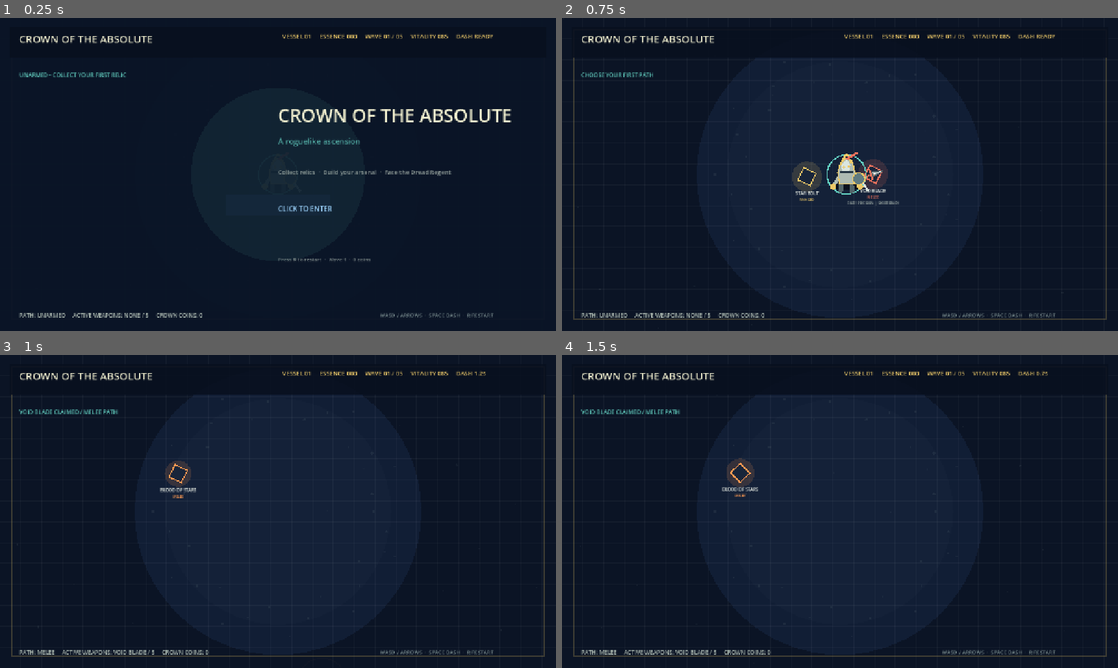
Above: before the commit, frames 1-4 (two rows, left to right).
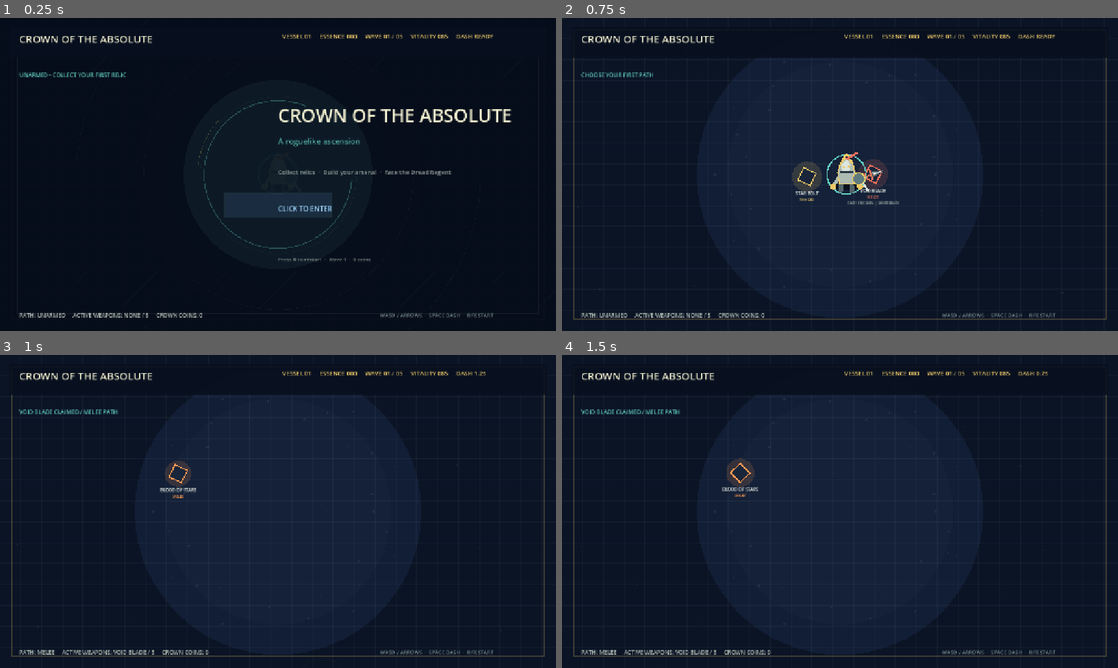
Above: after the commit, the same moments.

Repository: domaki7/new-project
Game: Godot game, scene res://main.tscn
Same seed, same stepped clock (60 frames per second), same inputs: the game is played once before the commit and once after it.
Inputs (mouse positions are in pixels of both pictures, inside the frame that each line leads up to):
- Up to frame 1 (0.25 s): no input
- Up to frame 2 (0.75 s): tap Enter at 0.5 s; move the mouse to (962, 158) at 0.52 s; hold D from 0.53 s (still down); tap R at 0.6 s; click (962, 158) at 0.67 s
- Up to frame 3 (1 s): keep holding D; tap Space (ui_select) at 0.77 s
- Up to frame 4 (1.5 s): tap Space (ui_select) at 1.25 s; move the mouse to (728, 527) at 1.27 s; release D at 1.28 s; hold S from 1.28 s (still down); tap Enter at 1.35 s

The runs differ from the first frame. In frame 1, 0.2% of the frame differs, in the area x 35-64%, y 26-74%; in frame 2, nothing differs; in frame 3, nothing differs; in frame 4, nothing differs.
Error before the commit: Invalid access to property or key 'strength' on a base object of type 'Dictionary'. (res://main.gd:927)
Error after the commit: Invalid access to property or key 'strength' on a base object of type 'Dictionary'. (res://main.gd:940)

Commit message:
Enhance menu visual presentation

Diff:
--- a/godot/main.gd
+++ b/godot/main.gd
@@ -610,6 +610,19 @@
     elif kind == "health": meta_health += 1
     elif kind == "range": meta_range += 1
     save_meta()
+
+func draw_menu_backdrop(accent: Color) -> void:
+    var center := ARENA_SIZE * 0.5
+    var drift: float = sin(elapsed * 0.7) * 6.0
+    draw_rect(Rect2(Vector2.ZERO, ARENA_SIZE), Color(0.025, 0.05, 0.1, 0.95))
+    draw_rect(Rect2(Vector2(28, 28), ARENA_SIZE - Vector2(56, 56)), Color(accent, 0.1), false, 1.0)
+    draw_rect(Rect2(Vector2(40, 40), ARENA_SIZE - Vector2(80, 80)), Color(0.65, 0.8, 0.78, 0.06), false, 1.0)
+    for radius in [180.0, 310.0, 465.0]:
+        draw_arc(center, radius + drift, elapsed * 0.12, elapsed * 0.12 + PI * 0.72, 40, Color(accent, 0.06), 1.0)
+        draw_arc(center, radius - drift, elapsed * -0.09 + PI, elapsed * -0.09 + PI * 1.72, 40, Color(accent, 0.04), 1.0)
+    for x in range(120, 1280, 160):
+        draw_line(Vector2(x, 55), Vector2(x - 80, 135), Color(accent, 0.035), 1.0)
+        draw_line(Vector2(x, 665), Vector2(x + 80, 585), Color(accent, 0.035), 1.0)
 
 func draw_monster(enemy: Dictionary, data: Dictionary) -> void:
     var position: Vector2 = enemy.position
@@ -973,11 +986,13 @@
         draw_knight()
         for index in equipped.size(): draw_equipped_weapon(equipped[index], index, equipped.size())
     if mode == "start":
-        draw_rect(Rect2(Vector2.ZERO, ARENA_SIZE), Color(0.04, 0.08, 0.15, 0.95))
+        draw_menu_backdrop(Color("63d1c2"))
         var pulse: float = sin(elapsed * 2.0) * 0.15 + 0.85
         var transition_scale: float = 1.0 - menu_transition * 0.2
         var transition_alpha: float = 1.0 - menu_transition * 0.3
-        draw_circle(ARENA_SIZE * 0.5, 200.0, Color(0.39, 0.82, 0.76, pulse * 0.08 * transition_alpha))
+        draw_circle(ARENA_SIZE * 0.5, 210.0 + pulse * 8.0, Color(0.39, 0.82, 0.76, pulse * 0.07 * transition_alpha))
+        draw_arc(ARENA_SIZE * 0.5, 170.0, elapsed * 0.28, elapsed * 0.28 + PI * 1.6, 48, Color("63d1c2", transition_alpha * 0.3), 2.0)
+        draw_arc(ARENA_SIZE * 0.5, 185.0, -elapsed * 0.2 + PI, -elapsed * 0.2 + PI * 1.25, 48, Color("edc968", transition_alpha * 0.22), 1.0)
         var title_offset: float = menu_transition * -20.0
         draw_string(ThemeDB.fallback_font, Vector2(640, 240 + title_offset), "CROWN OF THE ABSOLUTE", HORIZONTAL_ALIGNMENT_CENTER, -1, int(42.0 * transition_scale), Color("f2f0d0", transition_alpha))
         draw_string(ThemeDB.fallback_font, Vector2(640, 290), "A roguelike ascension", HORIZONTAL_ALIGNMENT_CENTER, -1, 18, Color("63d1c2", transition_alpha * 0.8))
@@ -986,12 +1001,15 @@
         var button_hover: bool = button_rect.has_point(mouse_position) and menu_transition < 0.1
         var button_color: Color = Color("63d1c2") if button_hover else Color("9fd6ff")
         var button_bg: Color = Color("182d46", 0.6) if button_hover else Color("182d46", 0.4)
-        draw_rect(button_rect, button_bg * Color(1, 1, 1, transition_alpha))
-        draw_rect(button_rect, button_color * Color(1, 1, 1, transition_alpha), false, 2.0 if button_hover else 1.0)
+        var button_scale: float = 1.05 + sin(elapsed * 4.0) * 0.015 if button_hover else 1.0
+        var button_visual_rect := Rect2(button_rect.get_center() - button_rect.size * button_scale * 0.5, button_rect.size * button_scale)
+        draw_rect(button_visual_rect.grow(5), Color(button_color, 0.1 * transition_alpha))
+        draw_rect(button_visual_rect, button_bg * Color(1, 1, 1, transition_alpha))
+        draw_rect(button_visual_rect, button_color * Color(1, 1, 1, transition_alpha), false, 2.0 if button_hover else 1.0)
         draw_string(ThemeDB.fallback_font, Vector2(640, 445), "CLICK TO ENTER", HORIZONTAL_ALIGNMENT_CENTER, -1, 16, button_color * Color(1, 1, 1, transition_alpha))
         draw_string(ThemeDB.fallback_font, Vector2(640, 560), "Press R to restart  ·  Wave %d  ·  %d coins" % [wave, crown_coins], HORIZONTAL_ALIGNMENT_CENTER, -1, 12, Color("aebbb2", transition_alpha * 0.7))
     if mode == "ascension":
-        draw_rect(Rect2(Vector2.ZERO, ARENA_SIZE), Color(0.04, 0.08, 0.15, 0.92))
+        draw_menu_backdrop(Color("63d1c2"))
         var transition_scale: float = 1.0 - menu_transition * 0.15
         var transition_alpha: float = 1.0 - menu_transition * 0.2
         if ascension_flash > 0.0: draw_circle(Vector2(640, 245), 120.0 - ascension_flash * 90.0, Color(0.39, 0.82, 0.76, ascension_flash * 0.12))
@@ -1000,20 +1018,24 @@
         for index in ascension_positions.size():
             var position: Vector2 = ascension_positions[index]
             if index < ascension_options.size():
-                var line_alpha: float = transition_alpha * 0.5
-                draw_line(Vector2(640, 245), position, Color(0.38, 0.5, 0.55, line_alpha), 2.0)
+                var card_delay: float = 0.1 + index * 0.12
+                var card_progress: float = clamp((1.0 - menu_transition) / card_delay, 0.0, 1.0)
+                var card_position: Vector2 = position + Vector2(0, (1.0 - card_progress) * 44.0)
+                var line_alpha: float = transition_alpha * card_progress * 0.5
+                draw_line(Vector2(640, 245), card_position, Color(0.38, 0.5, 0.55, line_alpha), 2.0)
                 var id: String = ascension_options[index]
                 var data: Dictionary = WEAPONS[id] if WEAPONS.has(id) else UPGRADES[id]
-                var option_rect := Rect2(position - Vector2(100, 44), Vector2(200, 88))
+                var option_rect := Rect2(card_position - Vector2(100, 44), Vector2(200, 88))
                 var option_hover: bool = option_rect.has_point(mouse_position) and menu_transition < 0.1
                 var option_focused: bool = index == menu_selection and menu_transition < 0.1
-                draw_rect(option_rect, Color("182d46", 0.5 * transition_alpha))
+                draw_rect(option_rect.grow(5), Color(data.color, 0.05 * card_progress))
+                draw_rect(option_rect, Color("182d46", 0.5 * transition_alpha * card_progress))
                 draw_rect(option_rect, data.color * Color(1, 1, 1, transition_alpha * (0.9 if option_hover or option_focused else 0.6)), false, 2.0 if option_hover or option_focused else 1.0)
-                if option_hover or option_focused: draw_circle(position, 120.0, Color(data.color, 0.05 * transition_alpha))
-                draw_string(ThemeDB.fallback_font, position + Vector2(-82, -12), id, HORIZONTAL_ALIGNMENT_LEFT, 164, int(13.0 * transition_scale), Color(data.color, transition_alpha))
-                draw_string(ThemeDB.fallback_font, position + Vector2(-82, 8), data.get("text", "upgrade"), HORIZONTAL_ALIGNMENT_LEFT, 164, 10, Color("aebbb2", transition_alpha * 0.8))
+                if option_hover or option_focused: draw_circle(card_position, 120.0, Color(data.color, 0.05 * transition_alpha))
+                draw_string(ThemeDB.fallback_font, card_position + Vector2(-82, -12), id, HORIZONTAL_ALIGNMENT_LEFT, 164, int(13.0 * transition_scale), Color(data.color, transition_alpha * card_progress))
+                draw_string(ThemeDB.fallback_font, card_position + Vector2(-82, 8), data.get("text", "upgrade"), HORIZONTAL_ALIGNMENT_LEFT, 164, 10, Color("aebbb2", transition_alpha * card_progress * 0.8))
     if mode == "death":
-        draw_rect(Rect2(Vector2.ZERO, ARENA_SIZE), Color(0.04, 0.08, 0.15, 0.92))
+        draw_menu_backdrop(Color("ed725c"))
         var pulse: float = sin(elapsed * 1.5) * 0.1 + 0.9
         var transition_alpha: float = 1.0 - menu_transition * 0.15
         var transition_scale: float = 1.0 - menu_transition * 0.1
@@ -1042,7 +1064,7 @@
             draw_string(ThemeDB.fallback_font, item.pos + Vector2(-82, 20), "%d coins" % item.cost, HORIZONTAL_ALIGNMENT_LEFT, 164, 9, Color("edc968", item_alpha))
         draw_string(ThemeDB.fallback_font, Vector2(640, 600), "LEFT / RIGHT SELECT  ·  ENTER PURCHASE  ·  R NEW RUN", HORIZONTAL_ALIGNMENT_CENTER, -1, 12, Color("aebbb2", transition_alpha * 0.7))
     if mode == "victory":
-        draw_rect(Rect2(Vector2.ZERO, ARENA_SIZE), Color(0.04, 0.08, 0.15, 0.92))
+        draw_menu_backdrop(Color("edc968"))
         var pulse: float = sin(elapsed * 1.8) * 0.2 + 0.8
         var transition_alpha: float = 1.0 - menu_transition * 0.15
         var transition_scale: float = 1.0 - menu_transition * 0.1
